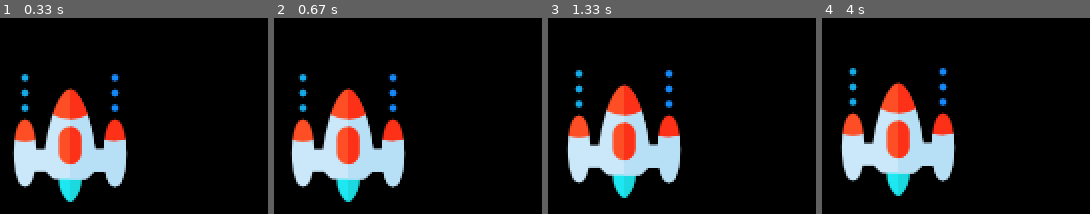
Above: before the commit, frames 1-4 (left to right).
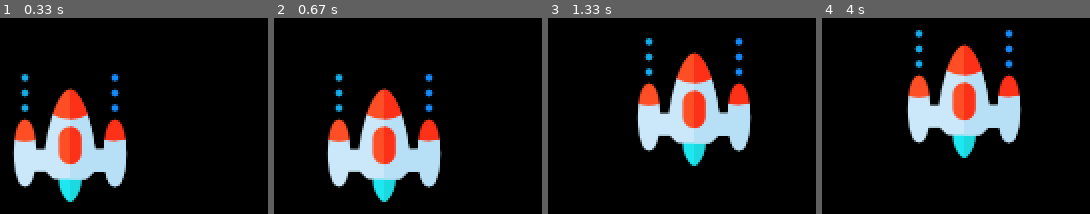
Above: after the commit, the same moments.

Repository: siddcyber/pygames
Game: pygame game, started from main.py
Two runs of this game, one before a commit and one after it. Both use one fixed random seed, a clock stepped at 60 frames per second and the inputs below.
Inputs:
- Up to frame 1 (0.33 s): no input
- Up to frame 2 (0.67 s): hold Right from 0.33 s (still down)
- Up to frame 3 (1.33 s): release Right at 0.8 s; hold Up 0.83-1.13 s; hold Right from 1.17 s (still down)
- Up to frame 4 (4 s): release Right at 1.63 s; hold Left 1.67-2.2 s; hold Down 2.23-2.53 s; hold Left 2.57-2.97 s; hold Up 3-3.37 s; hold Right from 3.4 s (still down)

Frame 1 is identical in both runs. In frame 2, 18% of the frame differs, in the area x 5-63%, y 28-94%; in frame 3, 27%, in the area x 6-77%, y 10-92%; in frame 4, 26%.

Commit message:
Implemented boundary to the image

Diff:
--- a/main.py
+++ b/main.py
@@ -6,7 +6,9 @@
 # initialize pygame
 pygame.init()
 #  create screen display
-screen = pygame.display.set_mode((800, 600))
+length = 800
+width = 600
+screen = pygame.display.set_mode((length, width))
 running = True  # value assigned to check if window running
 #  Title and focus
 pygame.display.set_caption('Space Invaders')
@@ -30,13 +32,13 @@
         # to check if key was pressed
         if event.type == pygame.KEYDOWN:
             if event.key == pygame.K_LEFT:
-                playerXChange = -0.1
+                playerXChange = -1
             if event.key == pygame.K_RIGHT:
-                playerXChange = 0.1
+                playerXChange = 1
             if event.key == pygame.K_UP:
-                playerYChange = -0.1
+                playerYChange = -1
             if event.key == pygame.K_DOWN:
-                playerYChange = 0.1
+                playerYChange = 1
 
         # to check if key was released
         if event.type == pygame.KEYUP:
@@ -44,8 +46,17 @@
                 playerXChange = 0
             if event.key == pygame.K_UP or event.key == pygame.K_DOWN:
                 playerYChange = 0
+    # adding changes to player x and y to show in the defined function as a new value
     playerX += playerXChange
     playerY += playerYChange
+    # setting boundary by if function to delete and reset when near some value
+    if playerX <= 0:
+        playerX = 0
+    elif playerX>= 736:  # keep in mind the pixels of te image
+        playerX = 736
+    if playerY <=0:
+        playerY = 0
+    elif playerY>=536:
+        playerY=536
     player(playerX, playerY)
     pygame.display.update()  # updates the window
-#
